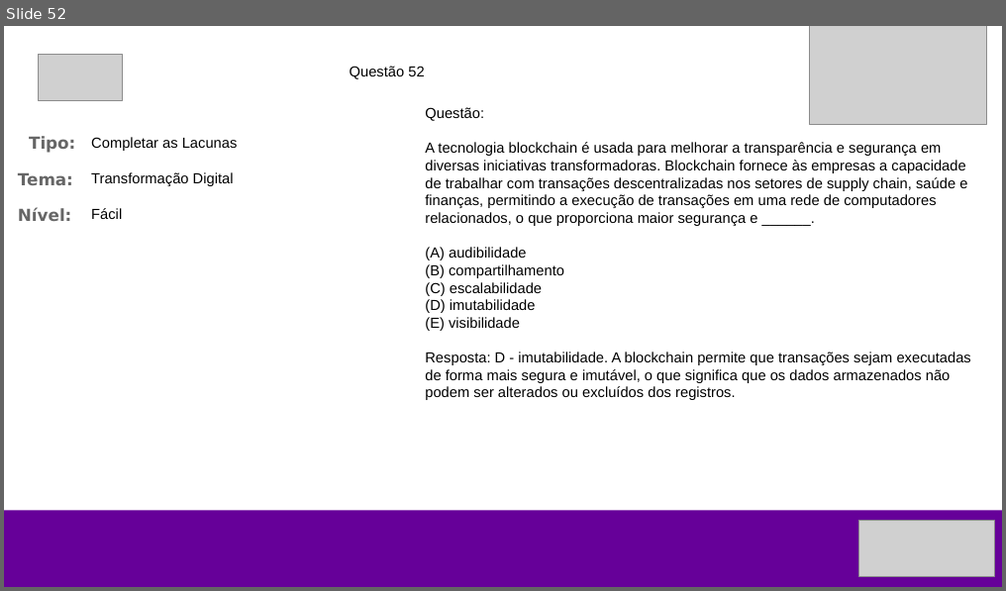
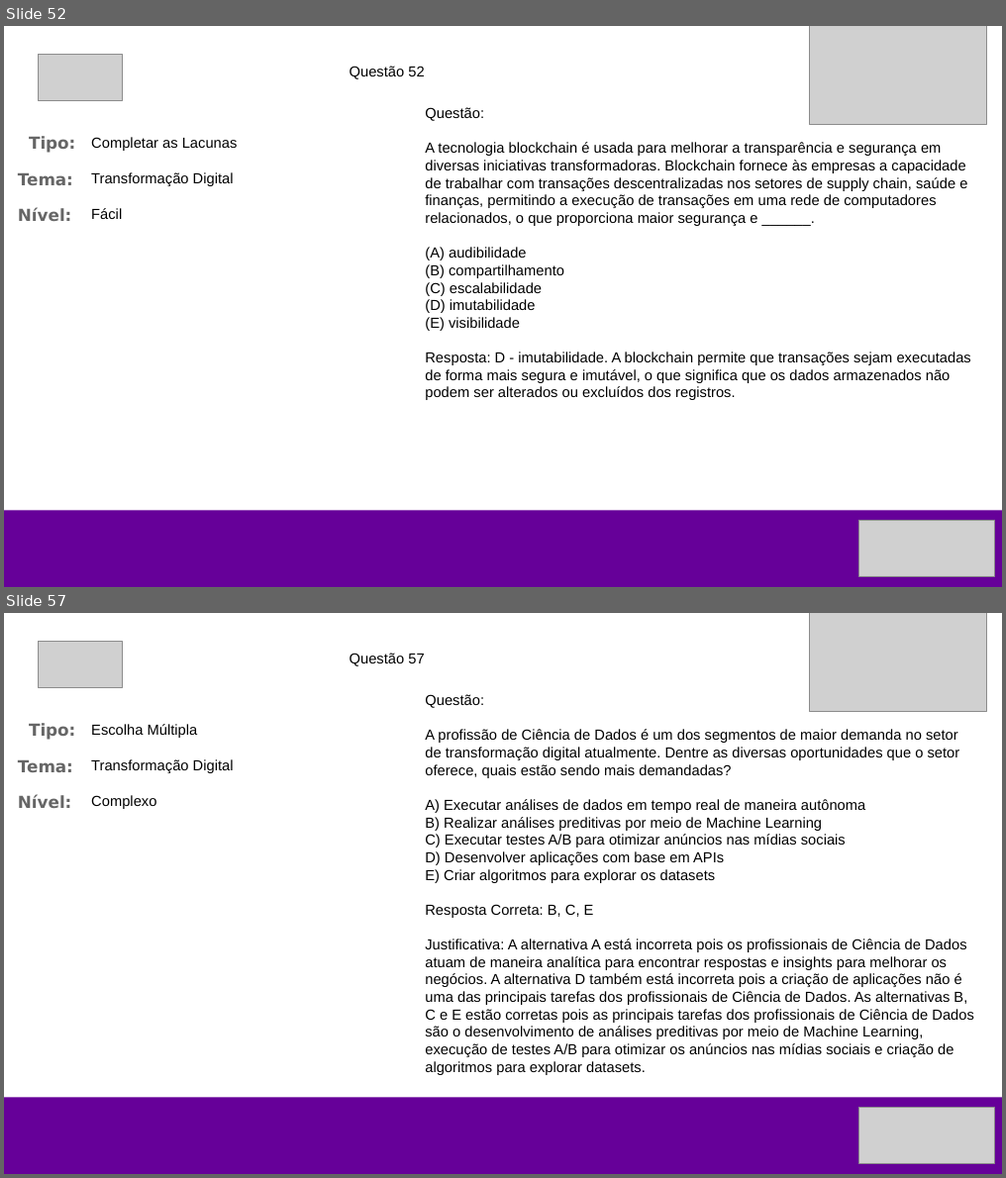
Before and after one commit to wvcode/ds-kbd, a slide deck: questoes.pptx. Shown one above the other, each under a label of ours: slide 52 before the commit, slides 52 and 57 after it; the slides between them are not shown. The pictures are 1006x591 and 1006x1178 pixels, drawn with LibreOffice and Linux fonts; fonts in the diff are those of the drawing; grey boxes stand for pictures. Boxes give left, top, right and bottom in pixels: in the first picture for what was removed or moved away, otherwise in the second. Text is boxed around its words. In the diff, an @@ line names an element or a change of style, - is before the commit and + after.

```diff
--- a/questoes.pptx
+++ b/questoes.pptx
@@ slide 57 added at box(4, 613, 1002, 1174), background #FFFFFF @@
@@ picture added at box(38, 642, 122, 688) @@
@@ picture added at box(810, 613, 986, 711) @@
@@ text added at box(350, 653, 424, 666), 14 pt, text #000000 @@
+Questão 57
@@ text added at box(425, 694, 974, 1075), 14 pt, text #000000 @@
+Questão:
+A profissão de Ciência de Dados é um dos segmentos de maior demanda no setor de transformação digital atualmente. Dentre as diversas oportunidades que o setor oferece, quais estão sendo mais demandadas?
+A) Executar análises de dados em tempo real de maneira autônoma
+B) Realizar análises preditivas por meio de Machine Learning
+C) Executar testes A/B para otimizar anúncios nas mídias sociais
+D) Desenvolver aplicações com base em APIs
+E) Criar algoritmos para explorar os datasets
+Resposta Correta: B, C, E
+Justificativa: A alternativa A está incorreta pois os profissionais de Ciência de Dados atuam de maneira analítica para encontrar respostas e insights para melhorar os negócios. A alternativa D também está incorreta pois a criação de aplicações não é uma das principais tarefas dos profissionais de Ciência de Dados. As alternativas B, C e E estão corretas pois as principais tarefas dos profissionais de Ciência de Dados são o desenvolvimento de análises preditivas por meio de Machine Learning, execução de testes A/B para otimizar os anúncios nas mídias sociais e criação de algoritmos para explorar datasets.
@@ text added at box(29, 723, 75, 740), 16 pt, text #666666, bold @@
+Tipo:
@@ text added at box(91, 724, 198, 738), 14 pt, text #000000 @@
+Escolha Múltipla
@@ text added at box(18, 761, 73, 772), 16 pt, text #666666, bold @@
+Tema:
@@ text added at box(91, 760, 234, 773), 14 pt, text #000000 @@
+Transformação Digital
@@ text added at box(18, 795, 71, 808), 16 pt, text #666666, bold @@
+Nível:
@@ text added at box(91, 795, 156, 809), 14 pt, text #000000 @@
+Complexo
@@ rectangle added at box(4, 1097, 1002, 1174), fill #660099 @@
@@ picture added at box(859, 1108, 994, 1164) @@
```
Also in this commit, not shown: 66 other slides added, 8 other files.
